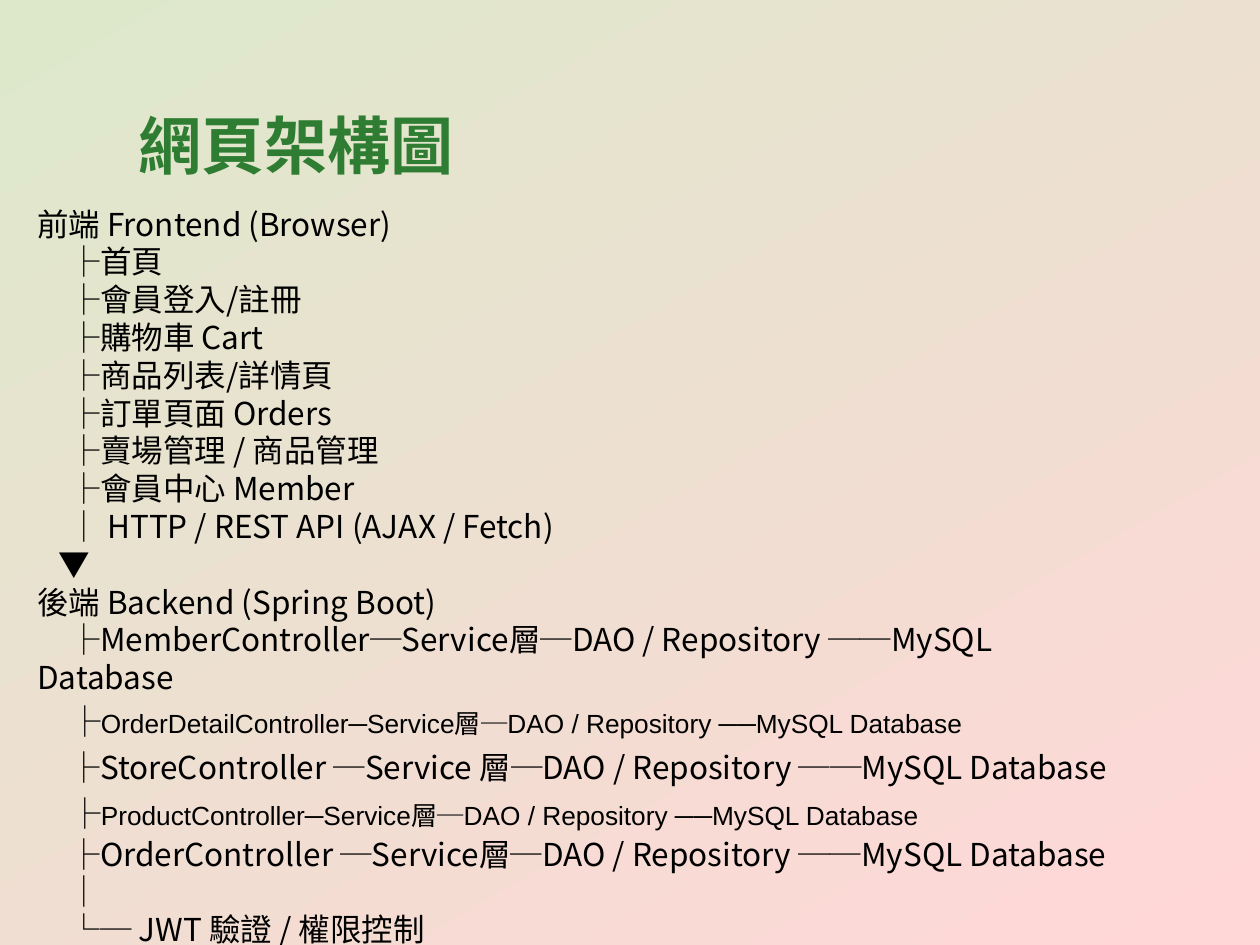
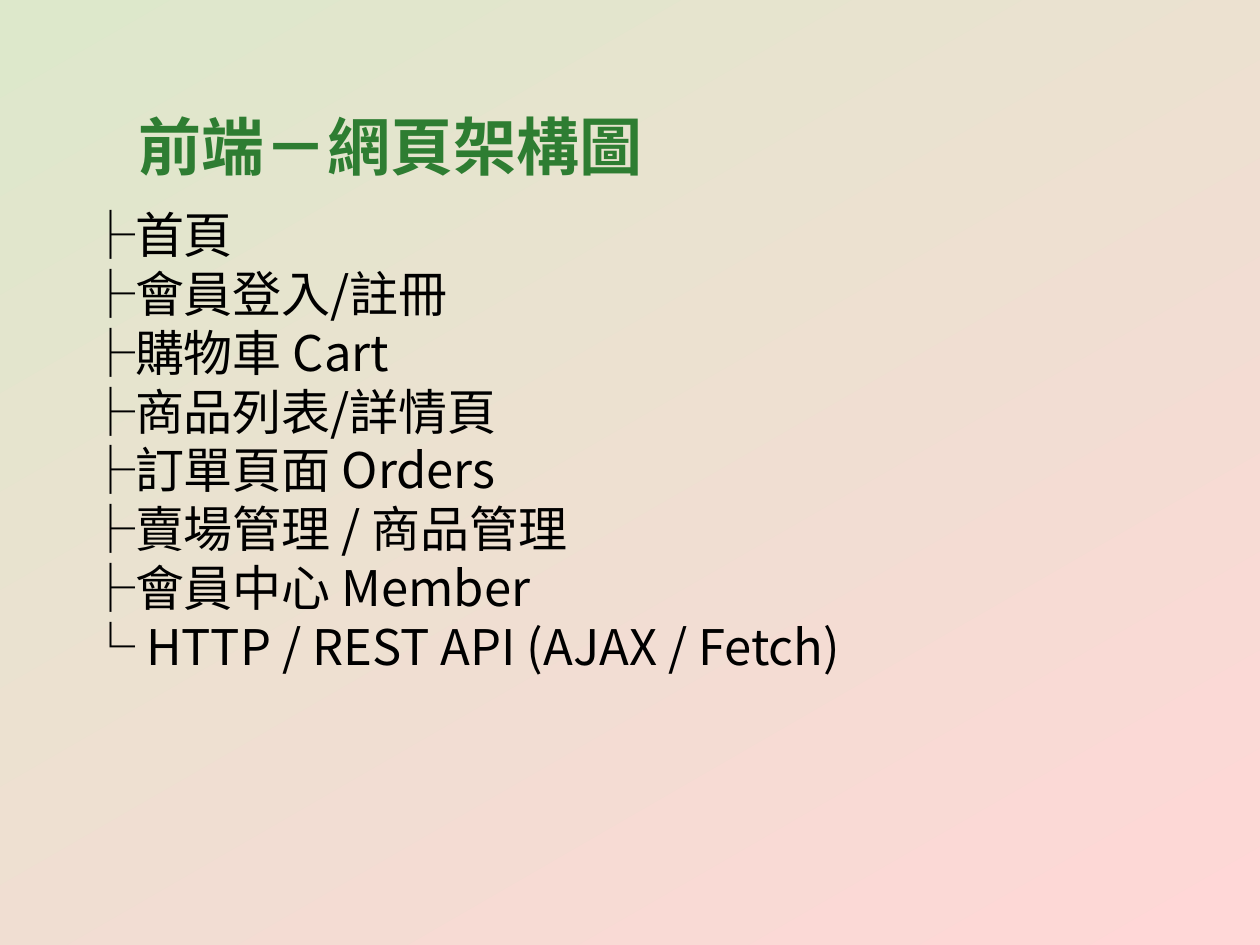
Before and after one commit to CYX1025/EasyBuyFarm, a slide deck: slide 7 of EasyBuyFarm_專案簡報.pptx. Drawn at 1260x945 pixels with LibreOffice and Linux fonts; fonts in the diff are those of the drawing. Boxes give left, top, right and bottom in pixels: in the first picture for what was removed or moved away, otherwise in the second. Text is boxed around its words. In the diff, an @@ line names an element or a change of style, - is before the commit and + after.

```diff
--- a/EasyBuyFarm_專案簡報.pptx
+++ b/EasyBuyFarm_專案簡報.pptx
@@ text at [138,116,642,176]: text changed @@
-網頁架構圖
+前端－網頁架構圖
@@ text at [37,209,392,242]: paragraph removed @@
-前端 Frontend (Browser)
@@ text at [86,210,568,612]: size 18 to 28 pt in "├首頁", "├會員登入/註冊", "├購物車 Cart", "├商品列表/詳情頁" and 3 more places @@
@@ text at [146,625,840,675]: text changed; size 18 to 28 pt @@
-│ HTTP / REST API (AJAX / Fetch)
-▼
-後端 Backend (Spring Boot)
-├MemberController─Service層─DAO / Repository ──MySQL Database
-├OrderDetailController─Service層─DAO / Repository ──MySQL Database
-├StoreController ─Service 層─DAO / Repository ──MySQL Database
-├ProductController─Service層─DAO / Repository ──MySQL Database
-├OrderController ─Service層─DAO / Repository ──MySQL Database
-│
-└─ JWT 驗證 / 權限控制
+└ HTTP / REST API (AJAX / Fetch)
```
Also in this commit, not shown: 17 other slides changed, 6 slides added.
